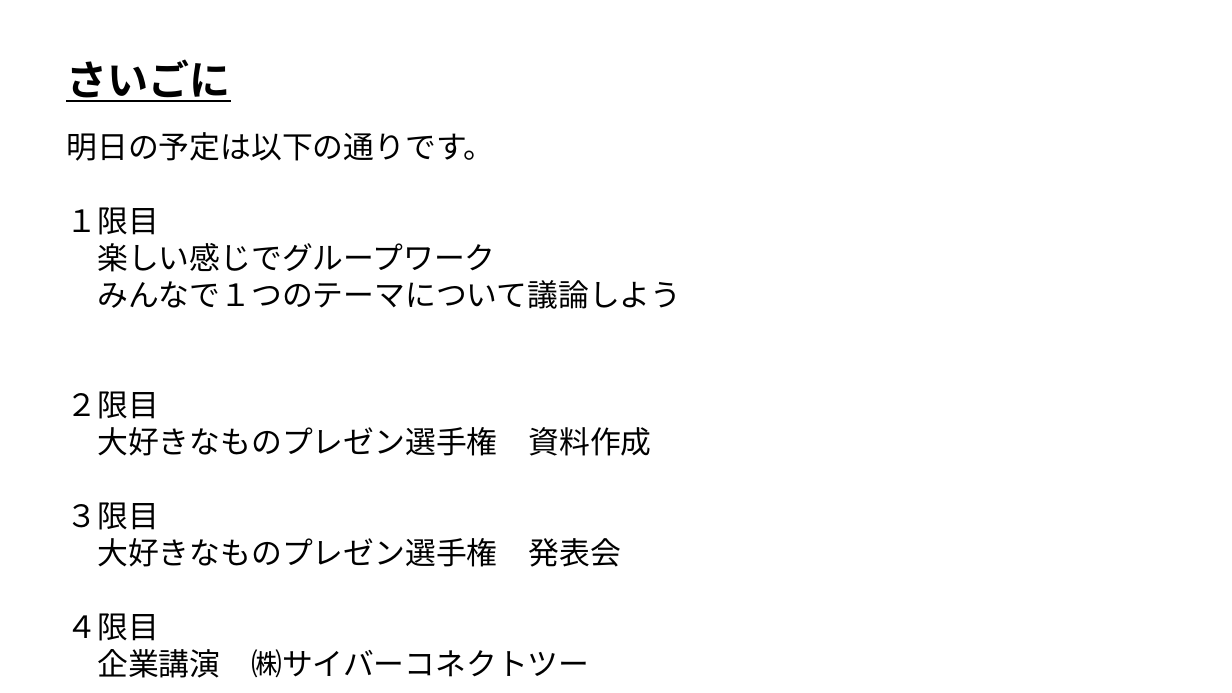
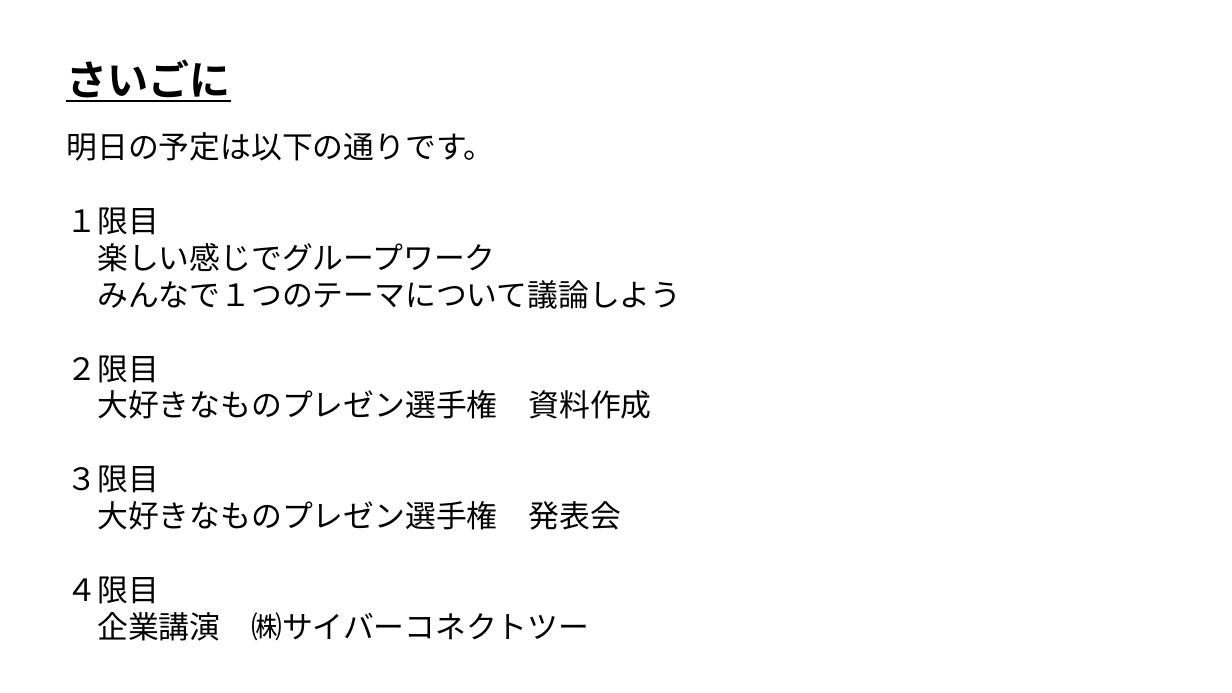
Before and after one commit to ArakiYusuke-Ohara/Textbook, a slide deck: slide 31 of その他/新入生ガイダンス/00_はじめに.pptx (slide 25 before the commit). Drawn at 1232x693 pixels with LibreOffice and Linux fonts; fonts in the diff are those of the drawing. Boxes give left, top, right and bottom in pixels: in the first picture for what was removed or moved away, otherwise in the second. Text is boxed around its words. In the diff, an @@ line names an element or a change of style, - is before the commit and + after.

```diff
--- a/その他/新入生ガイダンス/00_はじめに.pptx
+++ b/その他/新入生ガイダンス/00_はじめに.pptx
@@ text "明日の予定は以下の通りです。" rewrapped from box(66, 132, 681, 678) to box(66, 132, 681, 641) @@
```
Also in this commit, not shown: 1 other slide changed, 6 slides added.
